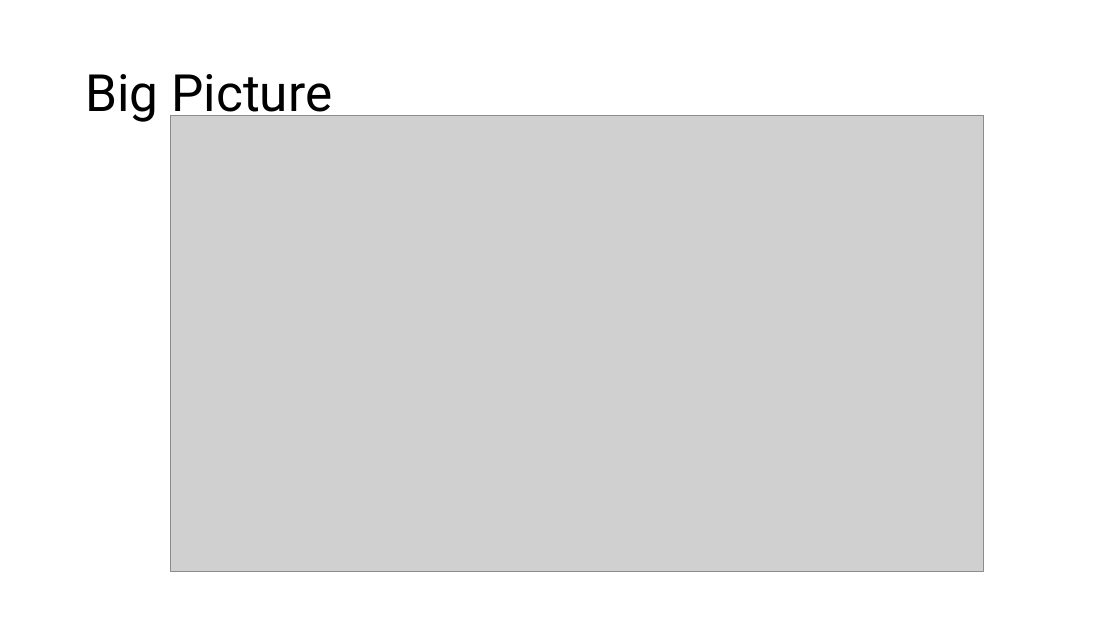
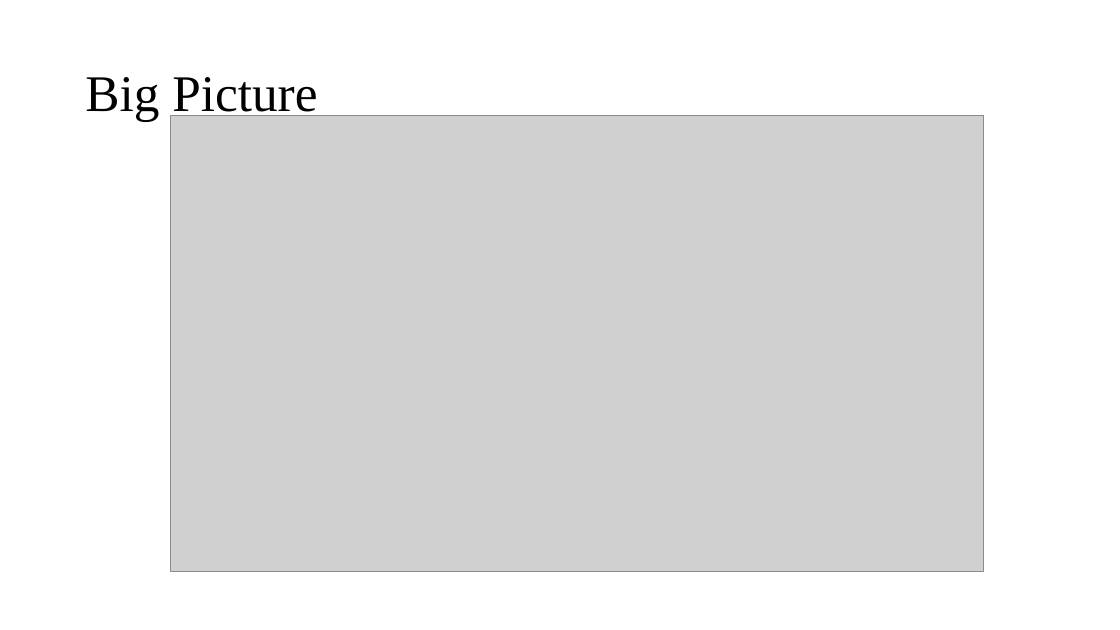
Before and after one commit to SweekarKT/TE_FA_DB_SWEEKAR, a slide deck: slide 6 of FINAL_ASSESSMENT/TE_FA_DB_SWEKAR_KT.pptx. Drawn at 1120x630 pixels with LibreOffice and Linux fonts; fonts in the diff are those of the drawing; grey boxes stand for pictures. Boxes give left, top, right and bottom in pixels: in the first picture for what was removed or moved away, otherwise in the second. Text is boxed around its words. In the diff, an @@ line names an element or a change of style, - is before the commit and + after.

```diff
--- a/FINAL_ASSESSMENT/TE_FA_DB_SWEKAR_KT.pptx
+++ b/FINAL_ASSESSMENT/TE_FA_DB_SWEKAR_KT.pptx
@@ title "Big Picture" at [85,77,317,121]: font Roboto to Times New Roman @@
```
Also in this commit, not shown: 2 other slides changed, 12 other files.
